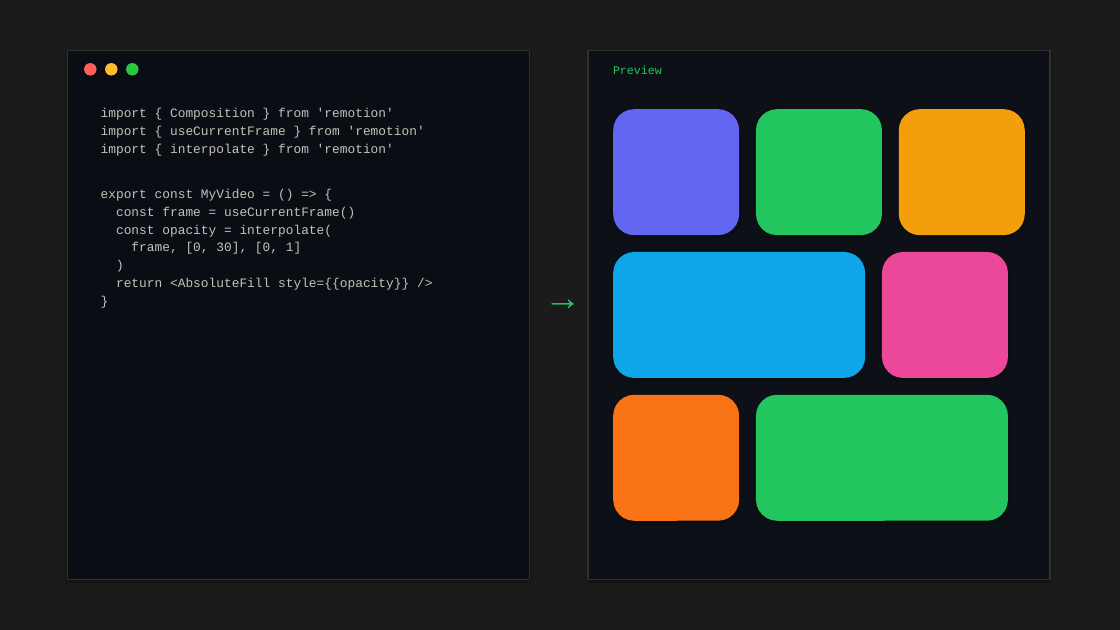
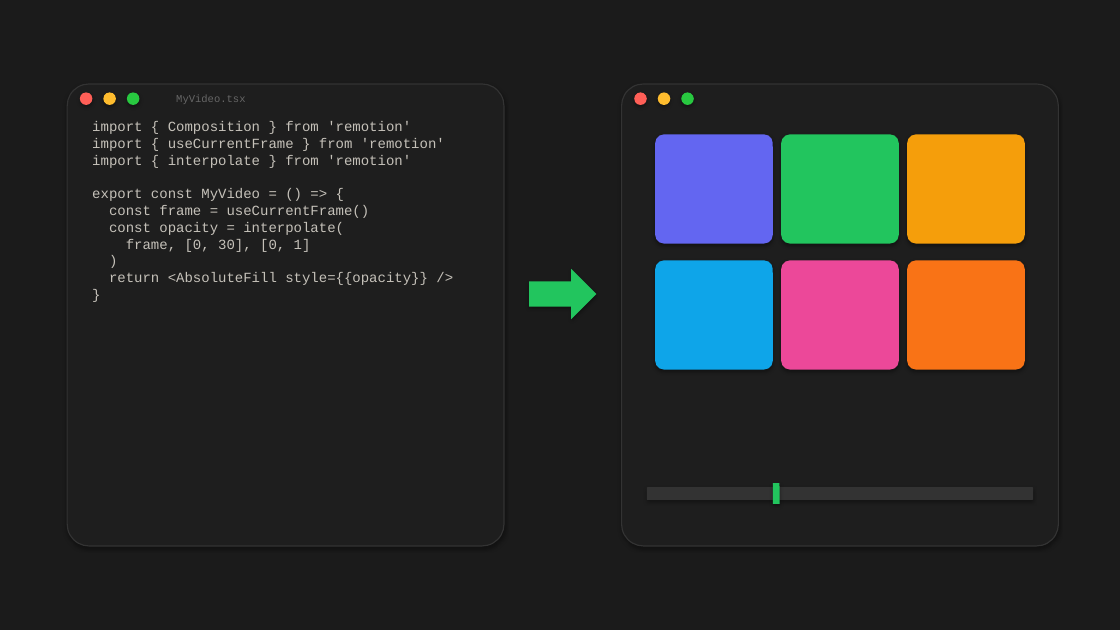
Before and after one commit to booya1986/Remotion-Tutorial-Presentation, a slide deck: slide 2 of presentation.pptx. Drawn at 1120x630 pixels with LibreOffice and Linux fonts; fonts in the diff are those of the drawing. Boxes give left, top, right and bottom in pixels: in the first picture for what was removed or moved away, otherwise in the second. Text is boxed around its words. In the diff, an @@ line names an element or a change of style, - is before the commit and + after.

```diff
--- a/presentation.pptx
+++ b/presentation.pptx
@@ rectangle removed at <box>588,50,1050,580</box> @@
@@ rounded rectangle: place and size @@
-rounded rectangle at <box>67,50,529,580</box>
+rounded rectangle at <box>67,84,504,546</box>
@@ rounded rectangle at <box>67,84,504,546</box>: rectangle to rounded rectangle; fill #0A0E14 to #1E1E1E; outline #303030 1 pt to #333333 1 pt @@
@@ text removed at <box>613,66,662,74</box> @@
-Preview
@@ rounded rectangle added at <box>622,84,1059,546</box>, fill #1E1E1E, outline #333333 1 pt @@
@@ ellipse: place and size @@
-ellipse at <box>84,63,97,76</box>
+ellipse at <box>80,92,92,105</box>
@@ ellipse: place and size @@
-ellipse at <box>105,63,118,76</box>
+ellipse at <box>103,92,116,105</box>
@@ ellipse: place and size @@
-ellipse at <box>126,63,139,76</box>
+ellipse at <box>127,92,139,105</box>
@@ text added at <box>176,95,245,104</box>, 9 pt, text #666666 @@
+MyVideo.tsx
@@ ellipse added at <box>634,92,647,105</box>, fill #FF5F57 @@
@@ ellipse added at <box>658,92,670,105</box>, fill #FEBC2E @@
@@ ellipse added at <box>681,92,694,105</box>, fill #28C840 @@
@@ text at <box>92,121,445,285</box>: text changed; size 11 to 12 pt @@
-import { Composition } from 'remotion'
-import { useCurrentFrame } from 'remotion'
-import { interpolate } from 'remotion'
-export const MyVideo = () => {
-const frame = useCurrentFrame()
-const opacity = interpolate(
-frame, [0, 30], [0, 1]
-)
-return <AbsoluteFill style={{opacity}} />
-}
+import { Composition } from 'remotion'
+import { useCurrentFrame } from 'remotion'
+import { interpolate } from 'remotion'
+export const MyVideo = () => {
+const frame = useCurrentFrame()
+const opacity = interpolate(
+frame, [0, 30], [0, 1]
+)
+return <AbsoluteFill style={{opacity}} />
+}
@@ rounded rectangle: place and size @@
-rounded rectangle at <box>613,109,739,235</box>
+rounded rectangle at <box>655,134,773,244</box>
@@ rounded rectangle: place and size @@
-rounded rectangle at <box>756,109,882,235</box>
+rounded rectangle at <box>781,134,899,244</box>
@@ rounded rectangle: place and size @@
-rounded rectangle at <box>899,109,1025,235</box>
+rounded rectangle at <box>907,134,1025,244</box>
@@ text removed at <box>513,269,613,319</box> @@
-→
@@ right arrow added at <box>529,269,597,319</box>, fill #22C55E @@
@@ rounded rectangle: place and size @@
-rounded rectangle at <box>613,252,865,378</box>
+rounded rectangle at <box>655,260,773,370</box>
@@ rounded rectangle: place and size @@
-rounded rectangle at <box>882,252,1008,378</box>
+rounded rectangle at <box>781,260,899,370</box>
@@ proportions changed in 6 elements at <box>907,134,1025,244</box>, <box>781,134,899,244</box>, <box>655,134,773,244</box>, <box>655,260,773,370</box>, <box>781,260,899,370</box>, <box>907,260,1025,370</box> @@
@@ rounded rectangle: place and size @@
-rounded rectangle at <box>613,395,739,521</box>
+rounded rectangle at <box>907,260,1025,370</box>
@@ rounded rectangle removed at <box>756,395,1008,521</box> @@
@@ rounded rectangle added at <box>647,487,1033,500</box>, fill #333333 @@
@@ rounded rectangle added at <box>773,483,780,504</box>, fill #22C55E @@
```
Also in this commit, not shown: 9 other slides changed, 1 other file.
